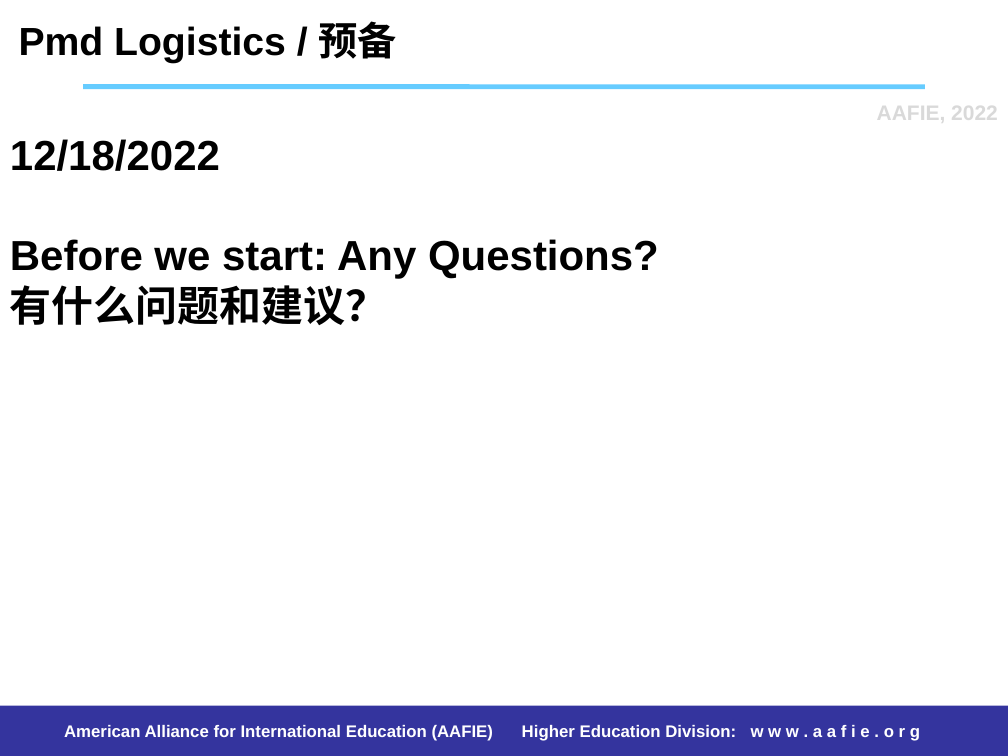
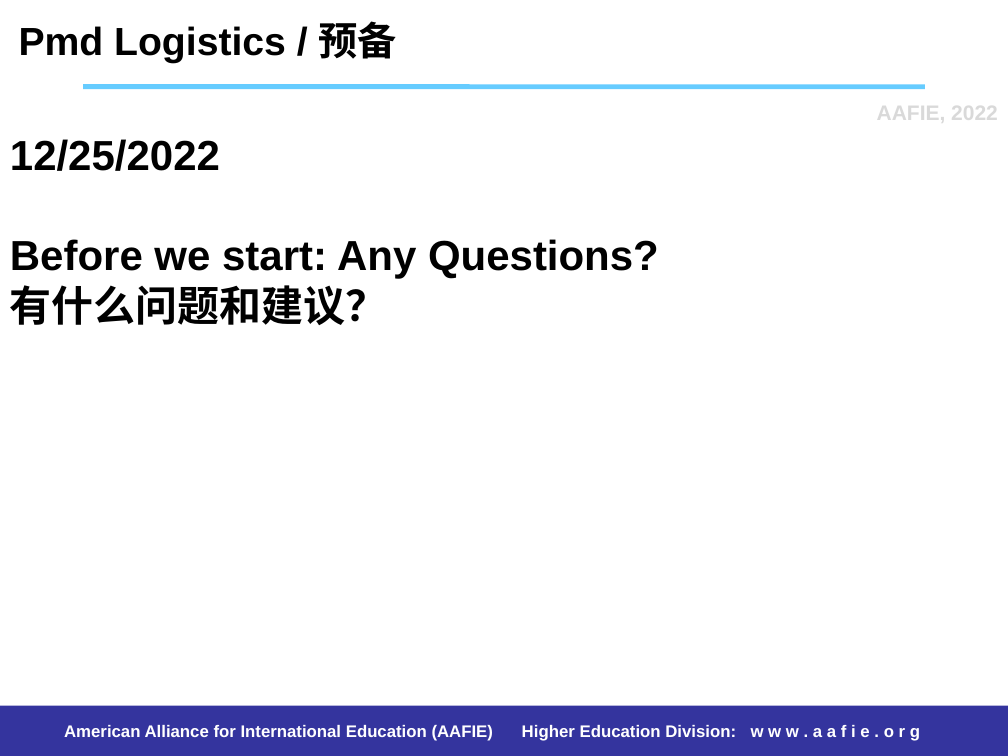
Before and after one commit to stemproaca/pdm, a slide deck: slide 4 of reports/weixiuai_project.pptx. Drawn at 1008x756 pixels with LibreOffice and Linux fonts; fonts in the diff are those of the drawing. Boxes give left, top, right and bottom in pixels: in the first picture for what was removed or moved away, otherwise in the second. Text is boxed around its words. In the diff, an @@ line names an element or a change of style, - is before the commit and + after.

```diff
--- a/reports/weixiuai_project.pptx
+++ b/reports/weixiuai_project.pptx
@@ title at bbox=[10, 139, 659, 325]: text changed @@
-12/18/2022
-Before we start: Any Questions?
-有什么问题和建议？
+12/25/2022
+Before we start: Any Questions?
+有什么问题和建议？
```
Also in this commit, not shown: 2 other slides changed, 1 slide added, 41 other files.
